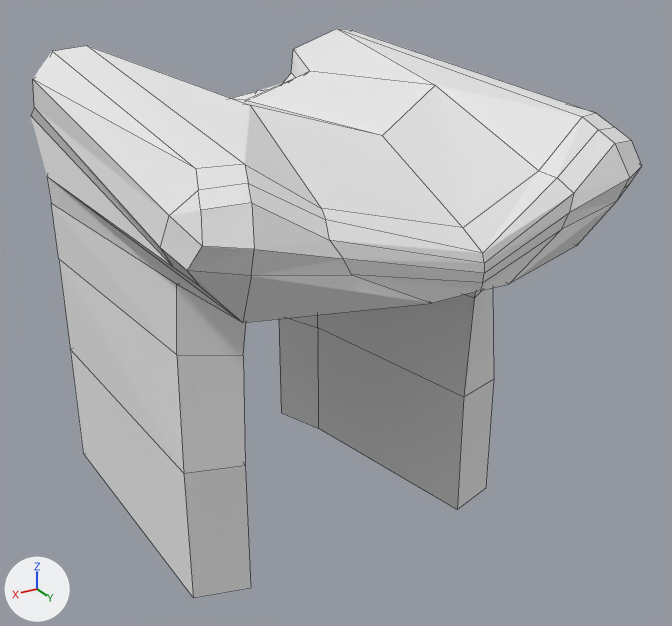
Before and after pictures for a commit that changed the Blender file Assets/Meshes/WaterFall.blend.
Rendered twice from a camera (50 mm lens) standing at (18.0, 28.3, 21.0) and looking at (-1.0, -3.4, 5.1). Lighting does not change. The marker at lower left points along +X, +Y and +Z. Mesh edges are drawn as thin lines.
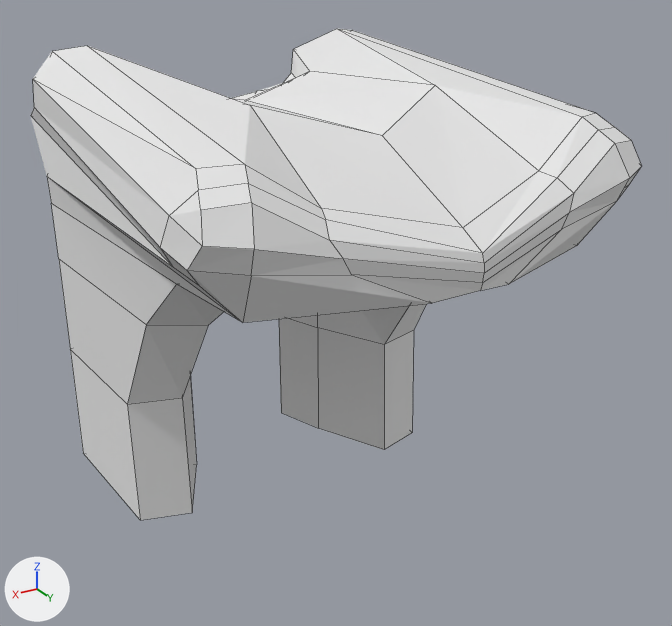
Location of each change, (x1, y1, x2, y2) in pixels of the pictures (672 x 626 px; the box of a moved part takes in the faces that stretch with it):
```json
{"object": "Cube", "change": "reshaped", "before": [31, 28, 641, 598], "after": [31, 28, 641, 520], "on screen": "14% shorter"}
{"part": 1, "of": "me_cube", "change": "moved or reshaped", "before": [51, 203, 494, 598], "after": [51, 203, 426, 520]}
```

Edits to the scene script, one JSON object a line:
```json
{"block": "me_cube", "where": "me_cube.from_pydata(...)  # 91 vertices, 82 faces; spans x -0.8..0.0, y -15.9..7.3, z -18.7..1.5"}
{"block": "me_cube", "where": "# used by ob_cube; location = (0.0, 0.0, 14.36); scale = (11.0, 1.0, 1.0)"}
{"block": "me_cube", "change": "me_cube part 1"}
{"op": "set", "path": "me_cube.vertices[39].co", "old": "(-0.7, -0.7, -8.1)", "new": "(-0.7, -3.8, -8.1)"}
{"op": "set", "path": "me_cube.vertices[41].co", "old": "(-0.5, 0.6, -8.1)", "new": "(-0.5, -2.5, -8.1)", "note": "pixel (474, 298) -> not seen"}
{"op": "set", "path": "me_cube.vertices[43].co", "old": "(-0.7, -0.4, -12.8)", "new": "(-0.7, -6.6, -12.8)", "note": "pixel (493, 379) -> pixel (413, 330)"}
{"op": "set", "path": "me_cube.vertices[45].co", "old": "(-0.5, 0.3, -12.8)", "new": "(-0.5, -6.0, -12.8)", "note": "pixel (463, 397) -> pixel (384, 344)"}
{"op": "set", "path": "me_cube.vertices[85].co", "old": "(-0.7, -0.4, -18.7)", "new": "(-0.7, -6.4, -18.7)", "note": "pixel (485, 488) -> pixel (412, 432)"}
{"op": "set", "path": "me_cube.vertices[87].co", "old": "(-0.5, 0.3, -18.7)", "new": "(-0.5, -5.8, -18.7)", "note": "pixel (457, 509) -> pixel (384, 449)"}
```
